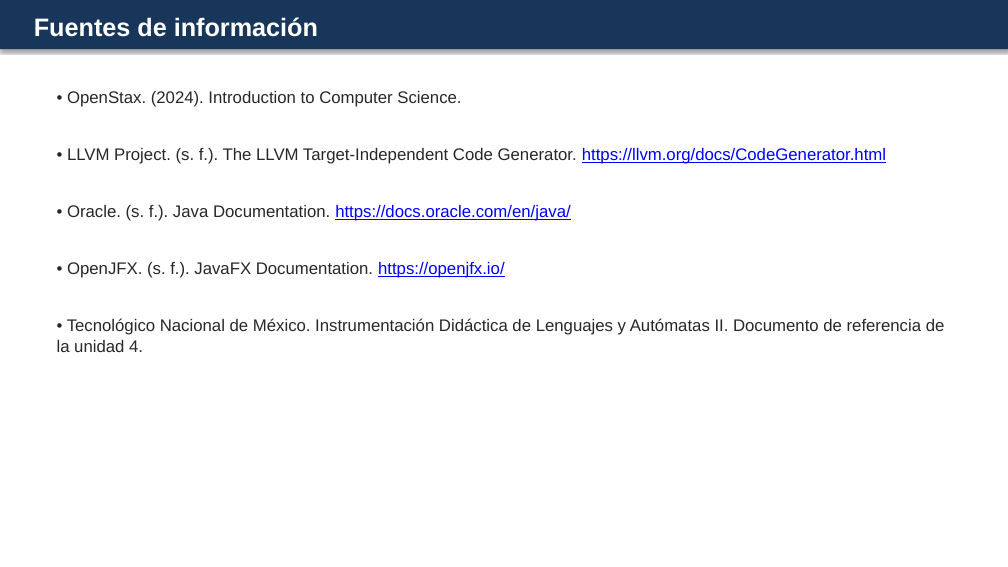
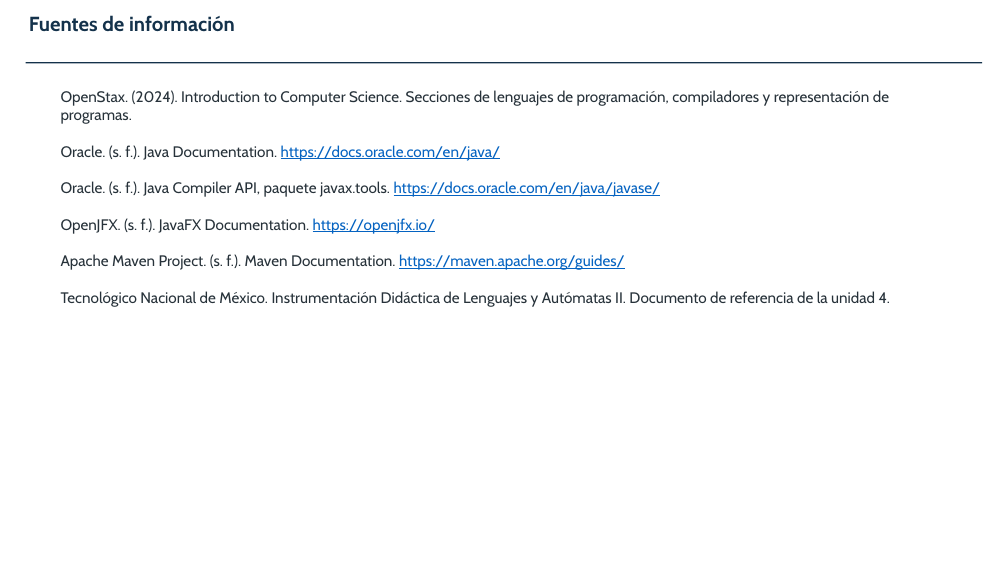
Before and after one commit to amaurycolochos-cpu/LENGUAJES-Y-AUTOMATAS-II, a slide deck: slide 15 of LYA-ll-Tema-4/Actividad 4.2 Proyecto Analizador Semantico_AmauryGordillo_LYA-II_7ISCM.pptx (slide 13 before the commit). Drawn at 1008x567 pixels with LibreOffice and Linux fonts; fonts in the diff are those of the drawing. Boxes give left, top, right and bottom in pixels: in the first picture for what was removed or moved away, otherwise in the second. Text is boxed around its words. In the diff, an @@ line names an element or a change of style, - is before the commit and + after.

```diff
--- a/LYA-ll-Tema-4/Actividad 4.2 Proyecto Analizador Semantico_AmauryGordillo_LYA-II_7ISCM.pptx
+++ b/LYA-ll-Tema-4/Actividad 4.2 Proyecto Analizador Semantico_AmauryGordillo_LYA-II_7ISCM.pptx
@@ rectangle removed at [0,0,1008,49] @@
@@ text "Fuentes de información" at [29,15,235,32]: size 24 to 19.4 pt, font Arial to Cabin, text colour #FFFFFF to #14324B @@
@@ line added from (26, 63) to (982, 63), #14324B 1.3 pt @@
@@ text at [61,90,890,307]: text changed; size 16 to 14.5 pt; font Arial to Cabin; text colour #282828 to #27323A @@
-• OpenStax. (2024). Introduction to Computer Science.
-• LLVM Project. (s. f.). The LLVM Target-Independent Code Generator. https://llvm.org/docs/CodeGenerator.html
-• Oracle. (s. f.). Java Documentation. https://docs.oracle.com/en/java/
-• OpenJFX. (s. f.). JavaFX Documentation. https://openjfx.io/
-• Tecnológico Nacional de México. Instrumentación Didáctica de Lenguajes y Autómatas II. Documento de referencia de la unidad 4.
+OpenStax. (2024). Introduction to Computer Science. Secciones de lenguajes de programación, compiladores y representación de programas.
+Oracle. (s. f.). Java Documentation. https://docs.oracle.com/en/java/
+Oracle. (s. f.). Java Compiler API, paquete javax.tools. https://docs.oracle.com/en/java/javase/
+OpenJFX. (s. f.). JavaFX Documentation. https://openjfx.io/
+Apache Maven Project. (s. f.). Maven Documentation. https://maven.apache.org/guides/
+Tecnológico Nacional de México. Instrumentación Didáctica de Lenguajes y Autómatas II. Documento de referencia de la unidad 4.
```
Also in this commit, not shown: 1 other slide changed, 12 slides added, 10 slides removed.
